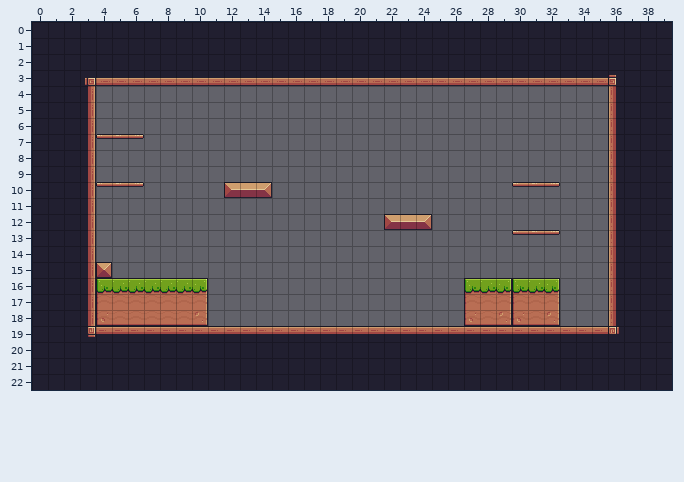
A Tiled map gets an edit: assets/tiles/level_01.tmx. The picture above was drawn from the file before the commit.
Cells are 16x16 px. Shown: x 0..39, y 0..22.
After the commit:
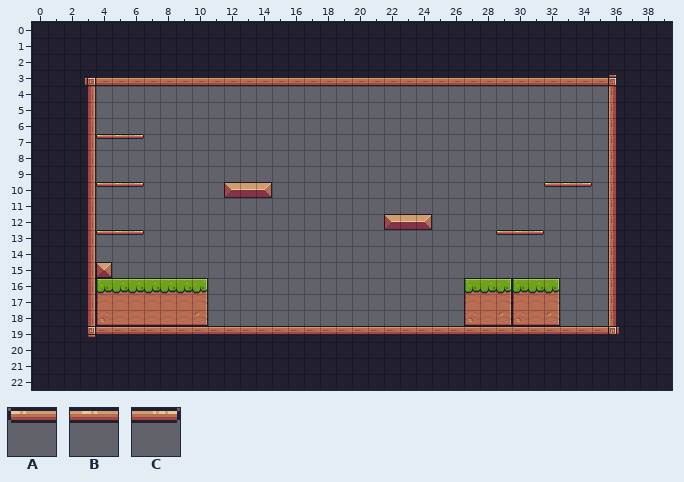
Key: from "Pixel Adventure": A 39, B 40, C 41.
_ is an empty cell.
Change:
Layer "Tile Layer 1":
Tile A replaces tile C in row 10 at x 32.
Tile A is added in row 13 at x 4 and 29.
Tile B replaces tile A in row 13 at x 30.
Tile B is added in row 10 at x 33; in row 13 at x 5.
Tile C replaces tile B in row 13 at x 31.
Tile C is added in row 10 at x 34; in row 13 at x 6.
Tile A is removed in row 10 at x 30.
Tile B is removed in row 10 at x 31.
Tile C is removed in row 13 at x 32.
Pixel boxes of the changes (left, top, right, bottom) in both pictures:
changed: (512, 182, 592, 187)
added: (96, 230, 144, 235)
changed: (496, 230, 560, 235)
